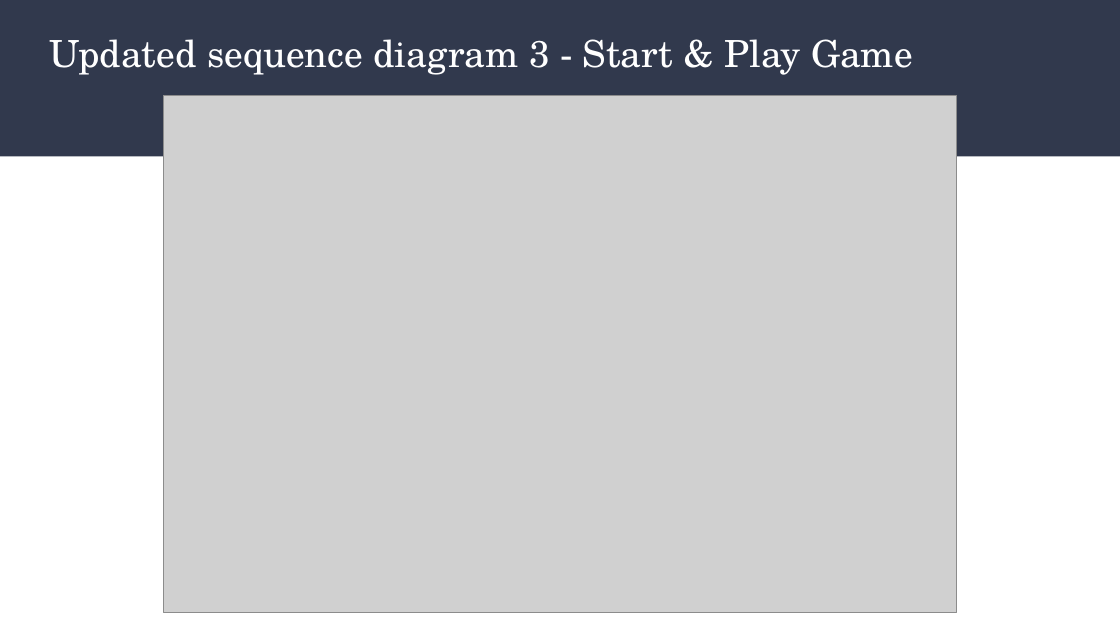
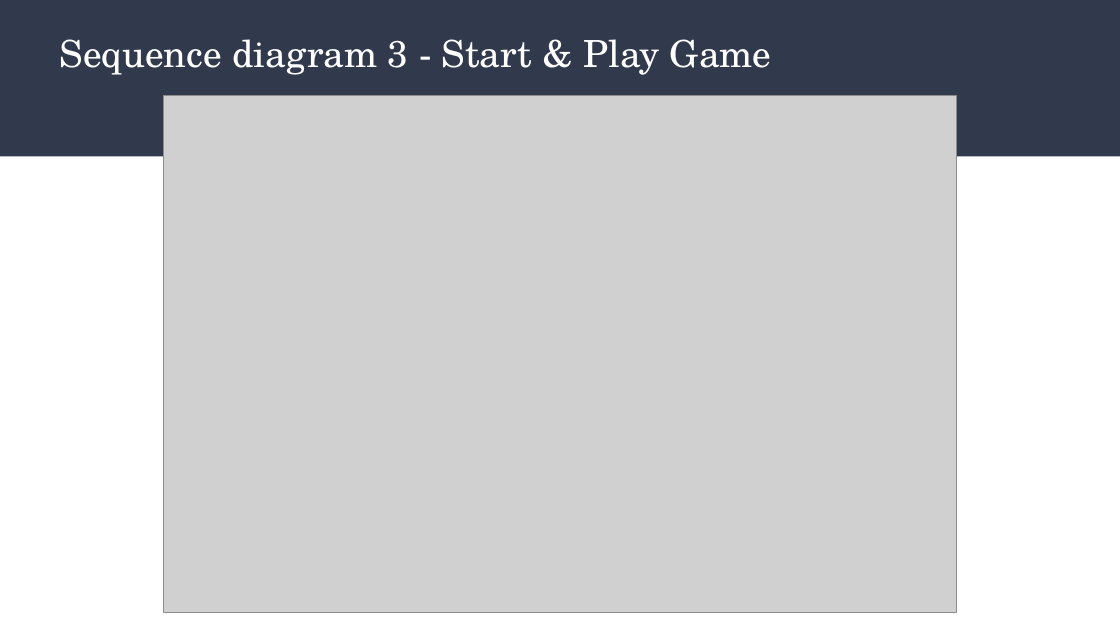
Before and after one commit to zachgood/cs414-f17-301-Function-Chaos, a slide deck: slide 17 of P4_ Improving the internal design.pptx. Drawn at 1120x630 pixels with LibreOffice and Linux fonts; fonts in the diff are those of the drawing; grey boxes stand for pictures. Boxes give left, top, right and bottom in pixels: in the first picture for what was removed or moved away, otherwise in the second. Text is boxed around its words. In the diff, an @@ line names an element or a change of style, - is before the commit and + after.

Commit message:
Add files via upload
Updated package diagram and a few tweaks

```diff
--- a/P4_ Improving the internal design.pptx
+++ b/P4_ Improving the internal design.pptx
@@ title at bbox=[60, 39, 772, 75]: text changed @@
-Updated sequence diagram 3 - Start & Play Game
+Sequence diagram 3 - Start & Play Game
```
Also in this commit, not shown: 5 other slides changed.
